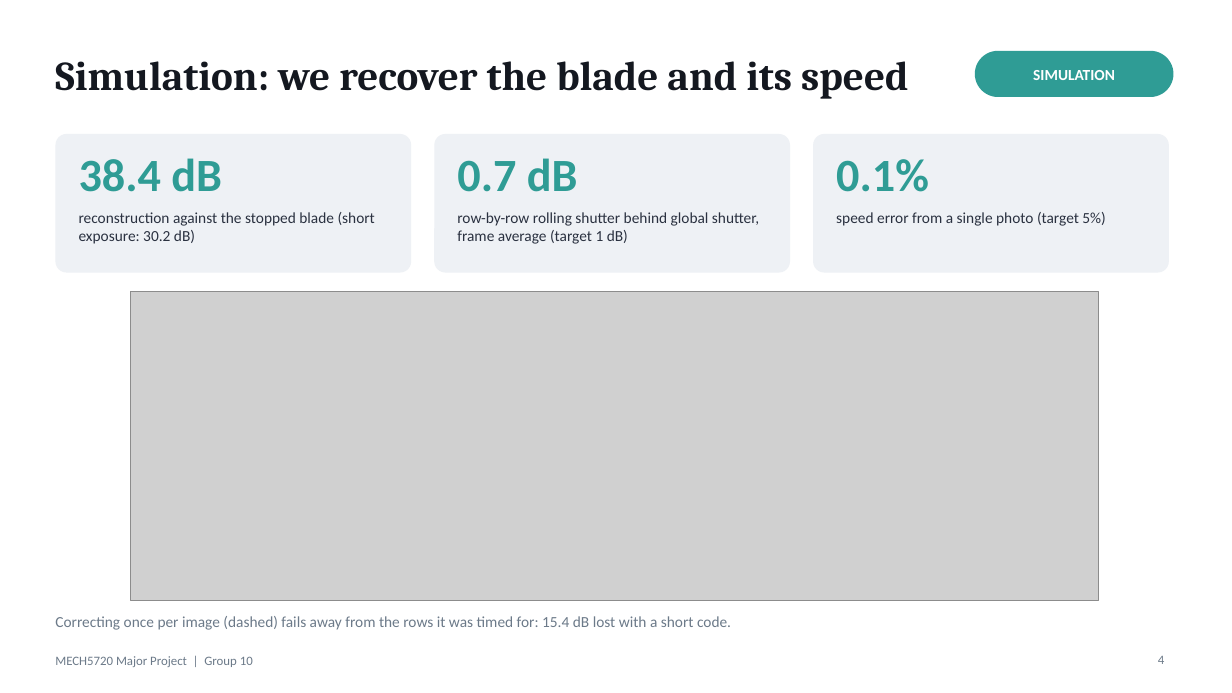
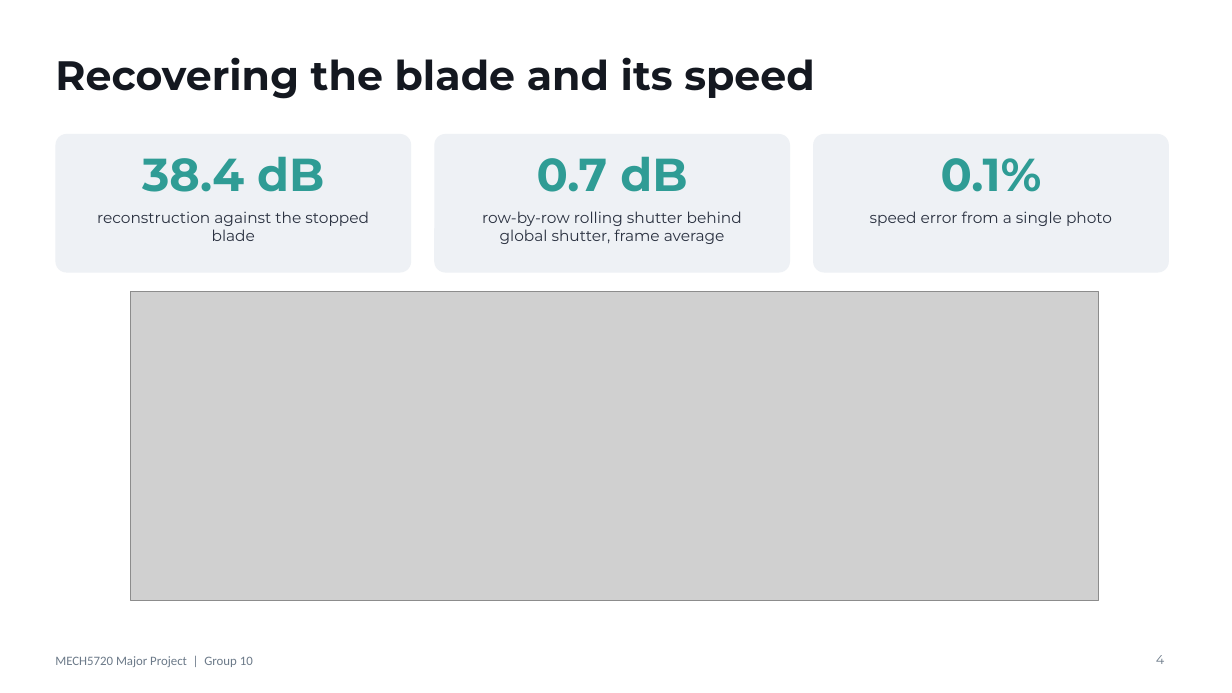
Before and after one commit to chung-811/MECH5720-Major-Project, a slide deck: slide 4 of presentation/MECH5720-lightning-talk.pptx. Drawn at 1232x693 pixels with LibreOffice and Linux fonts; fonts in the diff are those of the drawing; grey boxes stand for pictures. Boxes give left, top, right and bottom in pixels: in the first picture for what was removed or moved away, otherwise in the second. Text is boxed around its words. In the diff, an @@ line names an element or a change of style, - is before the commit and + after.

```diff
--- a/presentation/MECH5720-lightning-talk.pptx
+++ b/presentation/MECH5720-lightning-talk.pptx
@@ title at (55,57,814,99): text changed; font Cambria to Montserrat @@
-Simulation: we recover the blade and its speed
+Recovering the blade and its speed
@@ rounded rectangle removed at (975,51,1174,97) @@
@@ text removed at (1033,70,1115,80) @@
-SIMULATION
@@ font Calibri to Montserrat; alignment left to centre in 3 elements at (142,156,324,192), (537,156,687,192), (941,158,1042,192) @@
@@ text at (97,211,369,241): text changed; font Calibri to Montserrat @@
-reconstruction against the stopped blade (short exposure: 30.2 dB)
+reconstruction against the stopped blade
@@ text at (482,211,742,244): text changed; font Calibri to Montserrat @@
-row-by-row rolling shutter behind global shutter, frame average (target 1 dB)
+row-by-row rolling shutter behind global shutter, frame average
@@ text at (870,211,1112,226): text changed; font Calibri to Montserrat @@
-speed error from a single photo (target 5%)
+speed error from a single photo
@@ text removed at (55,616,731,630) @@
-Correcting once per image (dashed) fails away from the rows it was timed for: 15.4 dB lost with a short code.
@@ page number at (1156,655,1164,664): font Calibri to Montserrat @@
```
Also in this commit, not shown: 3 other slides changed, 13 other files.
